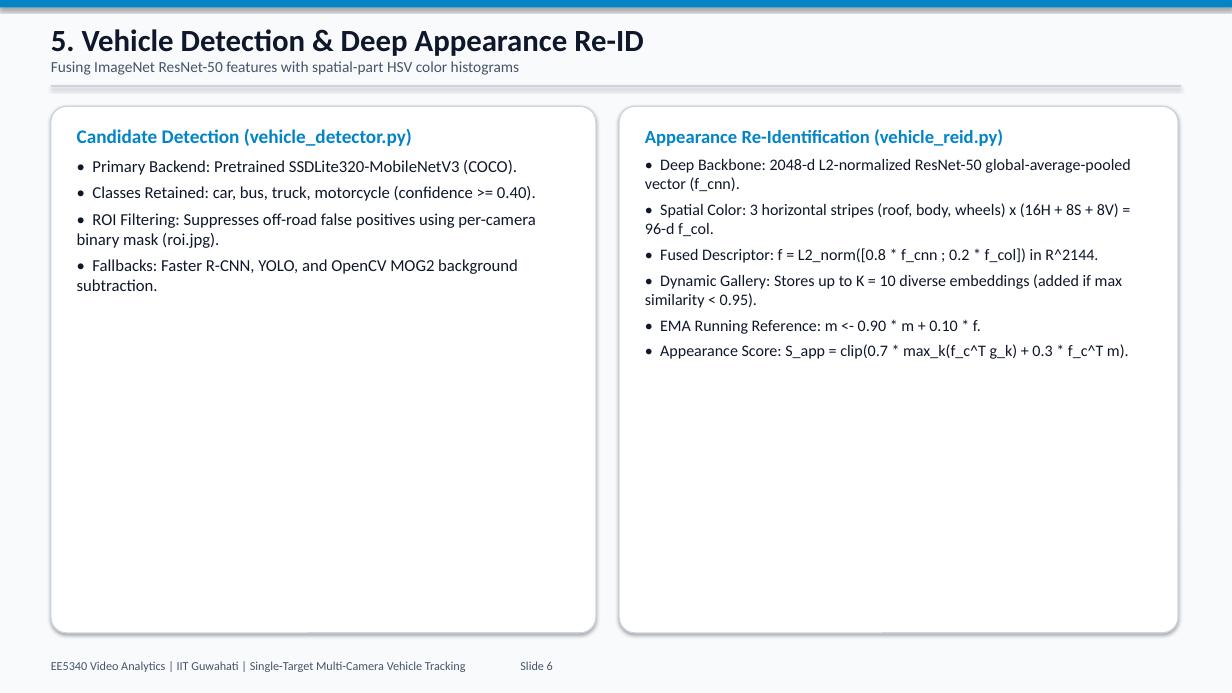
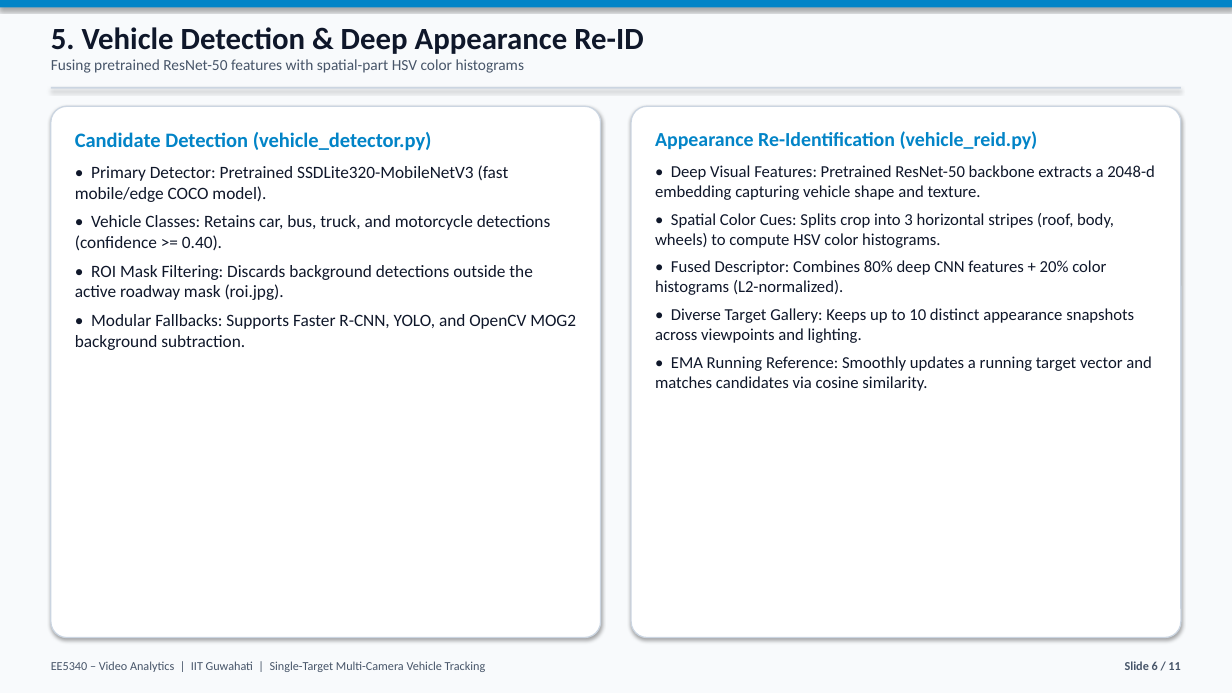
Before and after one commit to msujit908/cityflow-single-target-tracking, a slide deck: slide 6 of outputs/reports/STMCT_Presentation.pptx. Drawn at 1232x693 pixels with LibreOffice and Linux fonts; fonts in the diff are those of the drawing. Boxes give left, top, right and bottom in pixels: in the first picture for what was removed or moved away, otherwise in the second. Text is boxed around its words. In the diff, an @@ line names an element or a change of style, - is before the commit and + after.

Commit message:
Simplify PPTX slides (remove dense equations) and refine layout alignment

```diff
--- a/outputs/reports/STMCT_Presentation.pptx
+++ b/outputs/reports/STMCT_Presentation.pptx
@@ text at [51, 59, 525, 73]: text changed @@
-Fusing ImageNet ResNet-50 features with spatial-part HSV color histograms
+Fusing pretrained ResNet-50 features with spatial-part HSV color histograms
@@ rounded rectangle: place and size @@
-rounded rectangle at [51, 106, 596, 633]
+rounded rectangle at [51, 106, 601, 638]
@@ rounded rectangle: place and size @@
-rounded rectangle at [619, 106, 1178, 633]
+rounded rectangle at [631, 106, 1181, 638]
@@ text at [75, 132, 432, 151]: size 15 to 16 pt in "Candidate Detection (vehicle_detector.py)"; more space between paragraphs @@
@@ text "Appearance Re-Identification (vehicle_reid.py)": place and size @@
-text "Appearance Re-Identification (vehicle_reid.py)" at [645, 129, 1130, 359]
+text "Appearance Re-Identification (vehicle_reid.py)" at [655, 131, 1155, 391]
@@ text at [655, 131, 1038, 149]: size 14.5 to 15.5 pt in "Appearance Re-Identification (vehicle_reid.py)"; more space between paragraphs @@
@@ text at [75, 165, 576, 350]: text changed; size 13 to 13.5 pt @@
-• Primary Backend: Pretrained SSDLite320-MobileNetV3 (COCO).
-• Classes Retained: car, bus, truck, motorcycle (confidence >= 0.40).
-• ROI Filtering: Suppresses off-road false positives using per-camera binary mask (roi.jpg).
-• Fallbacks: Faster R-CNN, YOLO, and OpenCV MOG2 background subtraction.
+• Primary Detector: Pretrained SSDLite320-MobileNetV3 (fast mobile/edge COCO model).
+• Vehicle Classes: Retains car, bus, truck, and motorcycle detections (confidence >= 0.40).
+• ROI Mask Filtering: Discards background detections outside the active roadway mask (roi.jpg).
+• Modular Fallbacks: Supports Faster R-CNN, YOLO, and OpenCV MOG2 background subtraction.
@@ text at [655, 165, 1155, 391]: text changed; size 12.5 to 13 pt @@
-• Deep Backbone: 2048-d L2-normalized ResNet-50 global-average-pooled vector (f_cnn).
-• Spatial Color: 3 horizontal stripes (roof, body, wheels) x (16H + 8S + 8V) = 96-d f_col.
-• Fused Descriptor: f = L2_norm([0.8 * f_cnn ; 0.2 * f_col]) in R^2144.
-• Dynamic Gallery: Stores up to K = 10 diverse embeddings (added if max similarity < 0.95).
-• EMA Running Reference: m <- 0.90 * m + 0.10 * f.
-• Appearance Score: S_app = clip(0.7 * max_k(f_c^T g_k) + 0.3 * f_c^T m).
+• Deep Visual Features: Pretrained ResNet-50 backbone extracts a 2048-d embedding capturing vehicle shape and texture.
+• Spatial Color Cues: Splits crop into 3 horizontal stripes (roof, body, wheels) to compute HSV color histograms.
+• Fused Descriptor: Combines 80% deep CNN features + 20% color histograms (L2-normalized).
+• Diverse Target Gallery: Keeps up to 10 distinct appearance snapshots across viewpoints and lighting.
+• EMA Running Reference: Smoothly updates a running target vector and matches candidates via cosine similarity.
@@ text at [51, 661, 486, 672]: text changed @@
-EE5340 Video Analytics | IIT Guwahati | Single-Target Multi-Camera Vehicle Tracking Slide 6
+EE5340 – Video Analytics | IIT Guwahati | Single-Target Multi-Camera Vehicle Tracking
@@ text added at [1125, 661, 1180, 670], 9.5 pt, text #475569, bold @@
+Slide 6 / 11
```
Also in this commit, not shown: 10 other slides changed, 1 other file.
